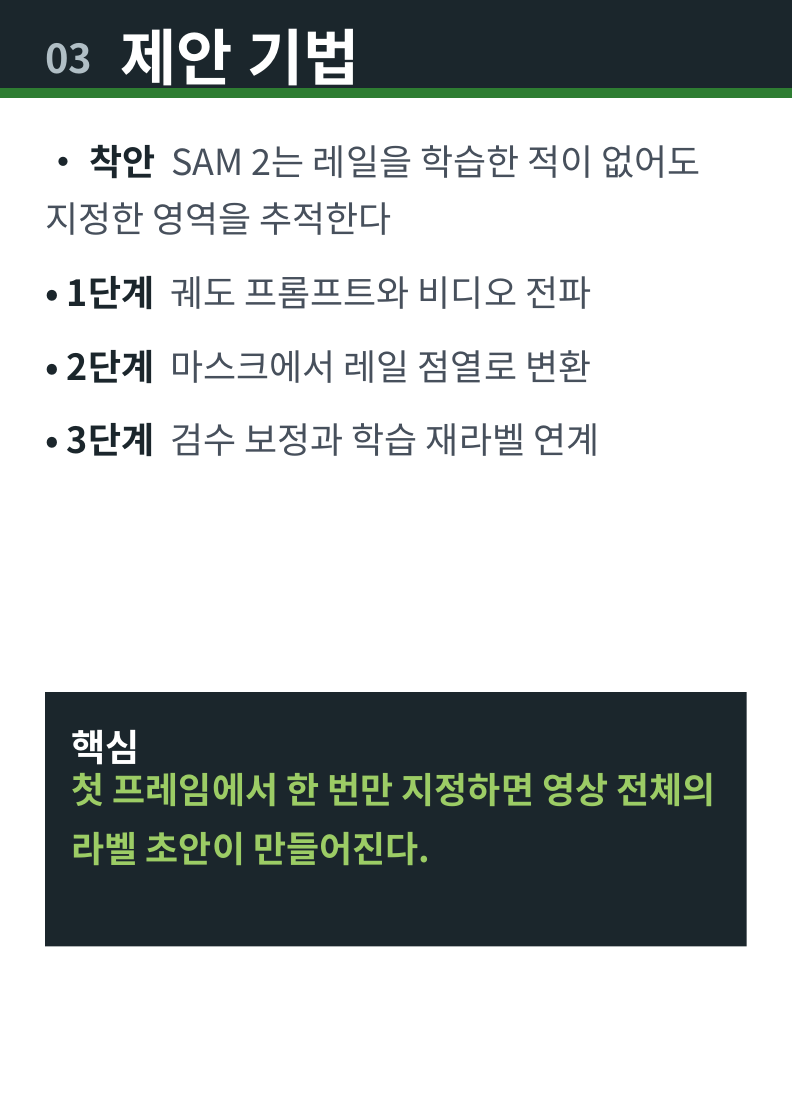
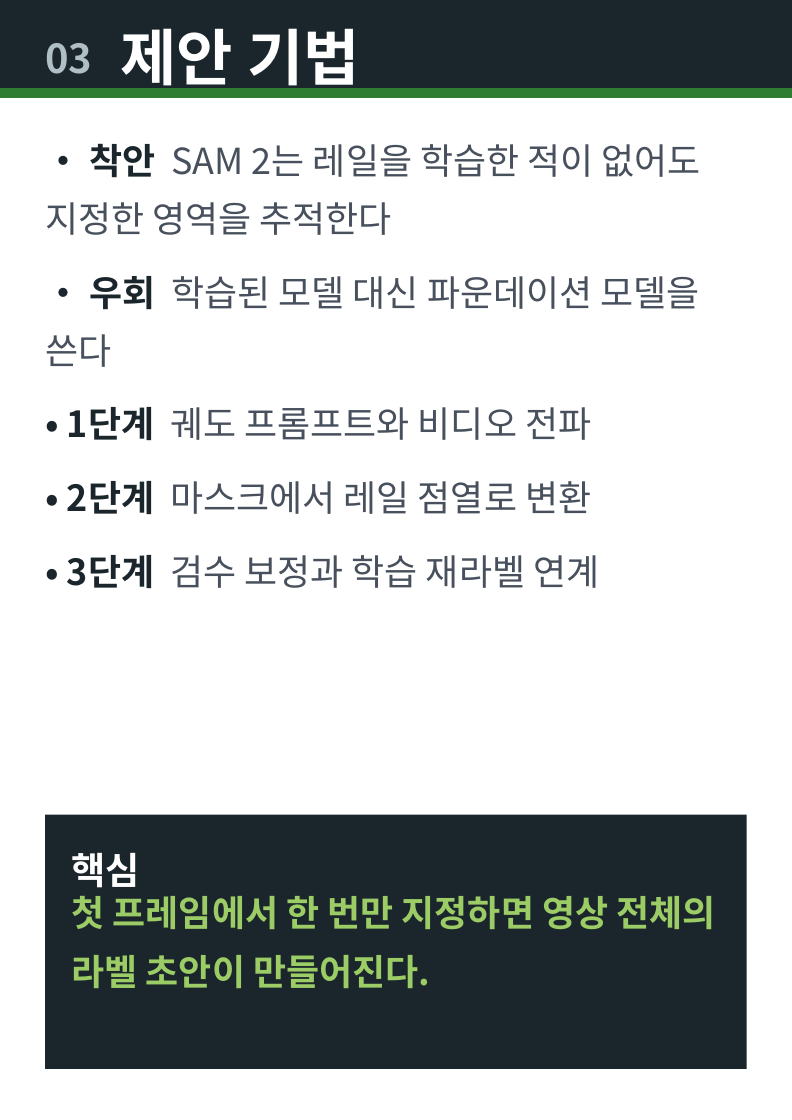
Before and after one commit to mega0517/train-ego-path-detection, a slide deck: slide 3 of poster_ieie_a4.pptx. Drawn at 792x1120 pixels with LibreOffice and Linux fonts; fonts in the diff are those of the drawing. Boxes give left, top, right and bottom in pixels: in the first picture for what was removed or moved away, otherwise in the second. Text is boxed around its words. In the diff, an @@ line names an element or a change of style, - is before the commit and + after.

```diff
--- a/poster_ieie_a4.pptx
+++ b/poster_ieie_a4.pptx
@@ text at bbox=[45, 276, 699, 367]: paragraph added @@
+• 우회 학습된 모델 대신 파운데이션 모델을 쓴다
@@ rectangle: place and size @@
-rectangle at bbox=[45, 692, 746, 946]
+rectangle at bbox=[45, 815, 746, 1069]
@@ text "핵심": place and size @@
-text "핵심" at bbox=[72, 729, 140, 765]
+text "핵심" at bbox=[72, 852, 140, 888]
@@ text "첫 프레임에서 한 번만 지정하면 ...": place and size @@
-text "첫 프레임에서 한 번만 지정하면 ..." at bbox=[72, 773, 716, 865]
+text "첫 프레임에서 한 번만 지정하면 ..." at bbox=[72, 896, 716, 988]
```
Also in this commit, not shown: 1 other slide changed, 29 other files.
